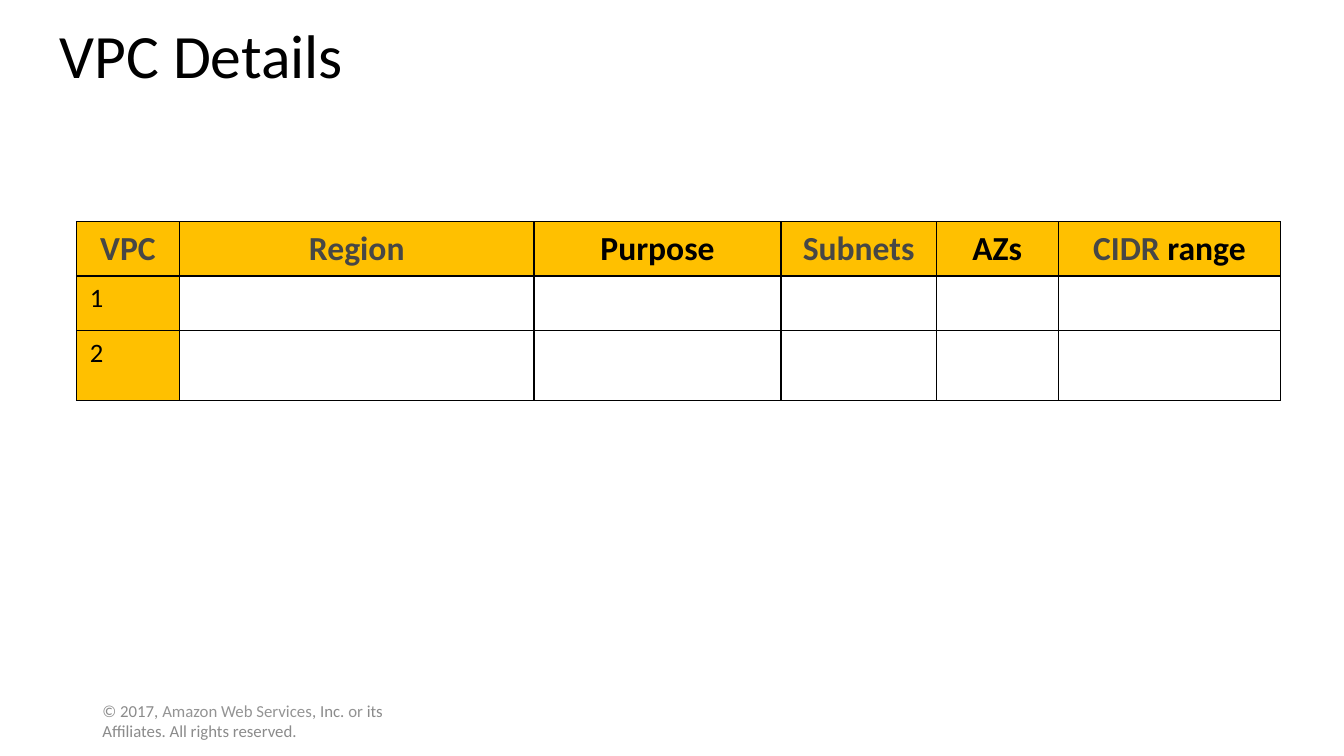
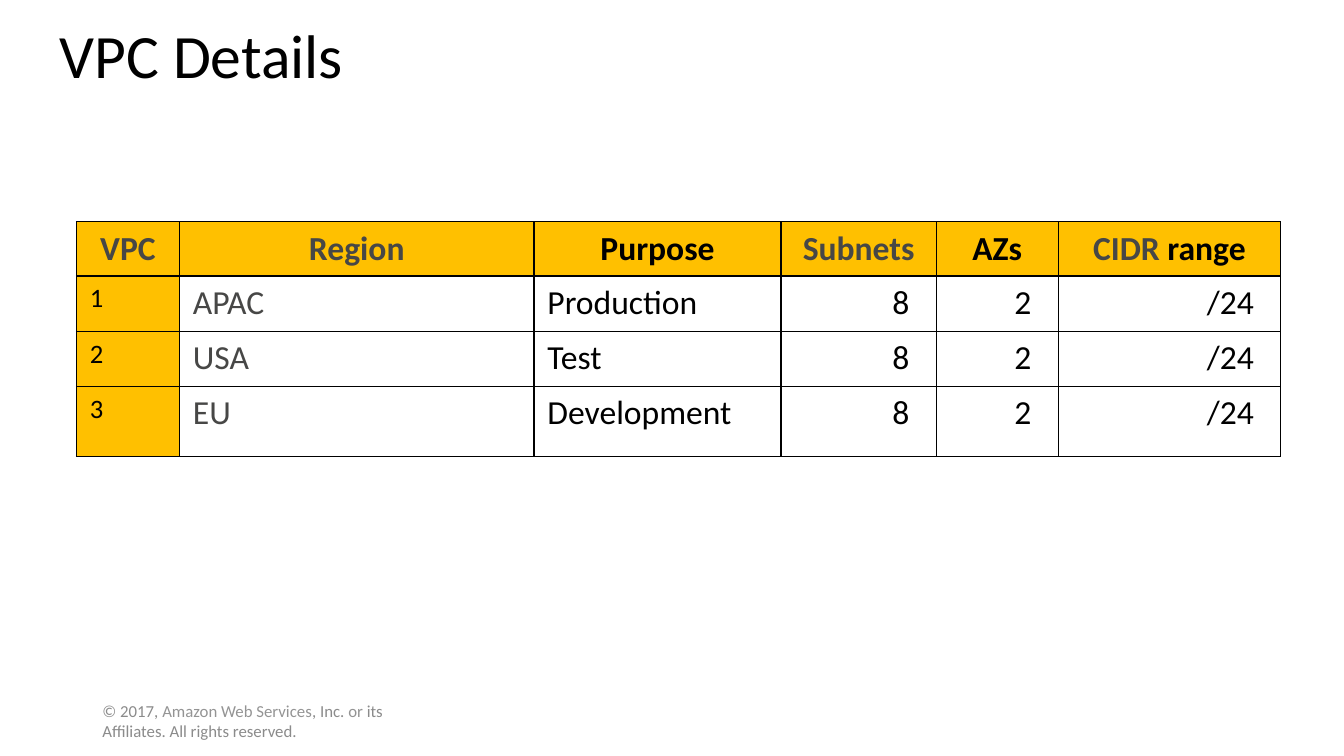
Before and after one commit to WilliamCareySemiColon/college_y3, a slide deck: slide 6 of Cloud_Computing/Labs/Assignment/part 1/solution temp.pptx. Drawn at 1344x756 pixels with LibreOffice and Linux fonts; fonts in the diff are those of the drawing. Boxes give left, top, right and bottom in pixels: in the first picture for what was removed or moved away, otherwise in the second. Text is boxed around its words. In the diff, an @@ line names an element or a change of style, - is before the commit and + after.

```diff
--- a/Cloud_Computing/Labs/Assignment/part 1/solution temp.pptx
+++ b/Cloud_Computing/Labs/Assignment/part 1/solution temp.pptx
@@ table at [77, 222, 1281, 456] @@
-row 2: 1 |  |  |  |  | 
-row 3: 2 |  |  |  |  | 
+row 2: 1 | APAC | Production | 8 | 2 | /24
+row 3: 2 | USA | Test | 8 | 2 | /24
+row 4: 3 | EU | Development | 8 | 2 | /24
```
Also in this commit, not shown: 3 other slides changed, 1 slide added, 21 other files.
